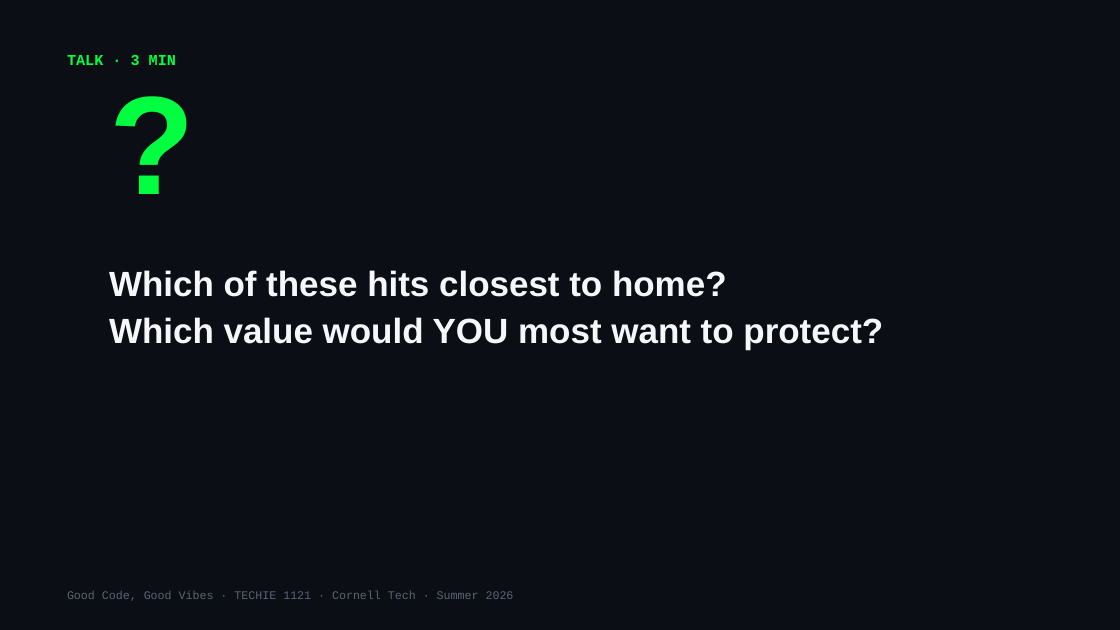
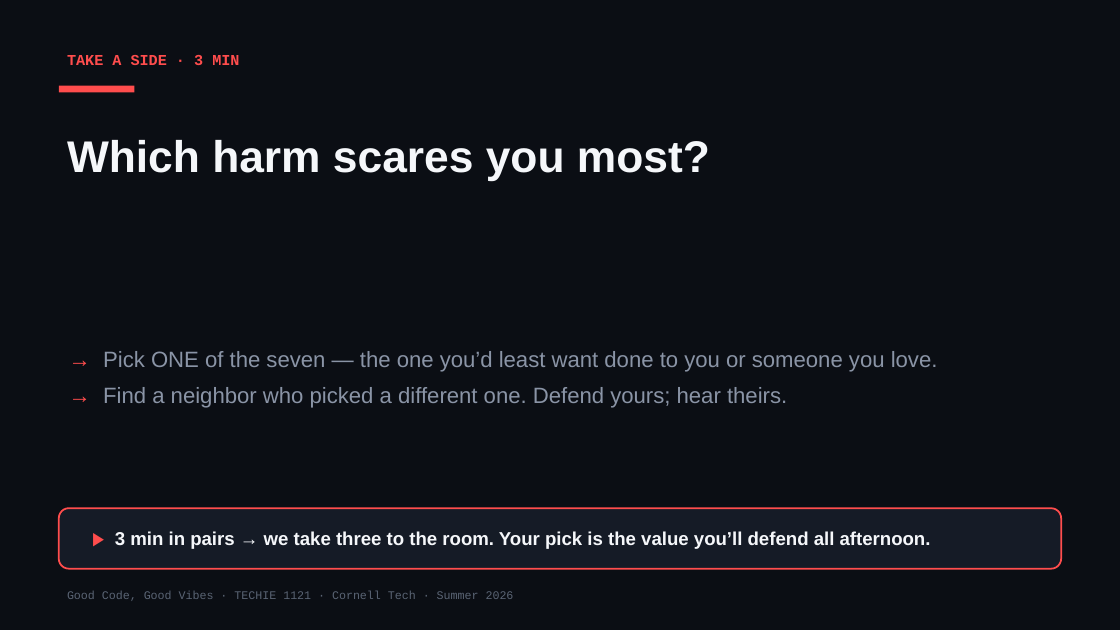
Before and after one commit to Cornell-Tech-Vibe-Coding-Summer-2026/website, a slide deck: slide 11 of slides/Week2-Wed-AI-Against-AI.pptx. Drawn at 1120x630 pixels with LibreOffice and Linux fonts; fonts in the diff are those of the drawing. Boxes give left, top, right and bottom in pixels: in the first picture for what was removed or moved away, otherwise in the second. Text is boxed around its words. In the diff, an @@ line names an element or a change of style, - is before the commit and + after.

```diff
--- a/slides/Week2-Wed-AI-Against-AI.pptx
+++ b/slides/Week2-Wed-AI-Against-AI.pptx
@@ text at box(67, 55, 239, 65): text changed; text colour #00FF41 to #FF4D4D @@
-TALK · 3 MIN
+TAKE A SIDE · 3 MIN
@@ text removed at box(101, 50, 353, 218) @@
-?
@@ rectangle added at box(59, 86, 134, 92), fill #FF4D4D @@
@@ text added at box(67, 140, 710, 181), 38 pt, text #F5F7FA, bold @@
+Which harm scares you most?
@@ text removed at box(109, 270, 883, 349) @@
-Which of these hits closest to home?
-Which value would YOU most want to protect?
@@ text added at box(103, 351, 938, 408), 19 pt, text #8A94A6 @@
+→ Pick ONE of the seven — the one you’d least want done to you or someone you love.
+→ Find a neighbor who picked a different one. Defend yours; hear theirs.
@@ rounded rectangle added at box(59, 508, 1061, 569), fill #151B26, outline #FF4D4D 1.5 pt @@
@@ text added at box(115, 531, 931, 549), 16 pt, text #F5F7FA, bold @@
+▶ 3 min in pairs → we take three to the room. Your pick is the value you’ll defend all afternoon.
```
Also in this commit, not shown: 12 other slides changed, 2 other files.
